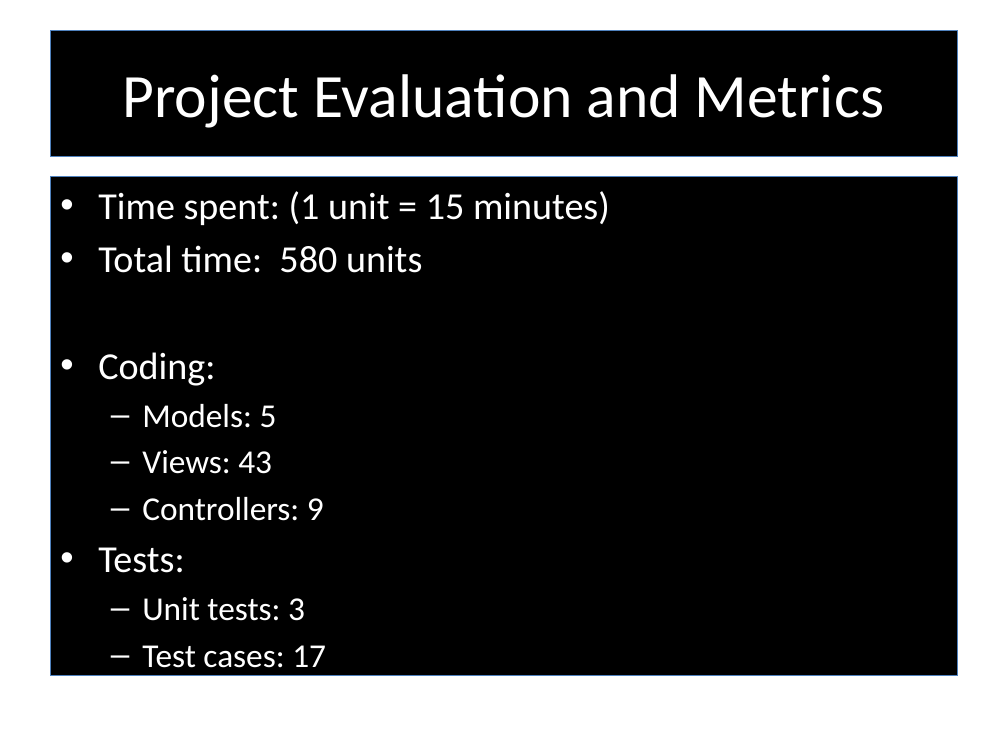
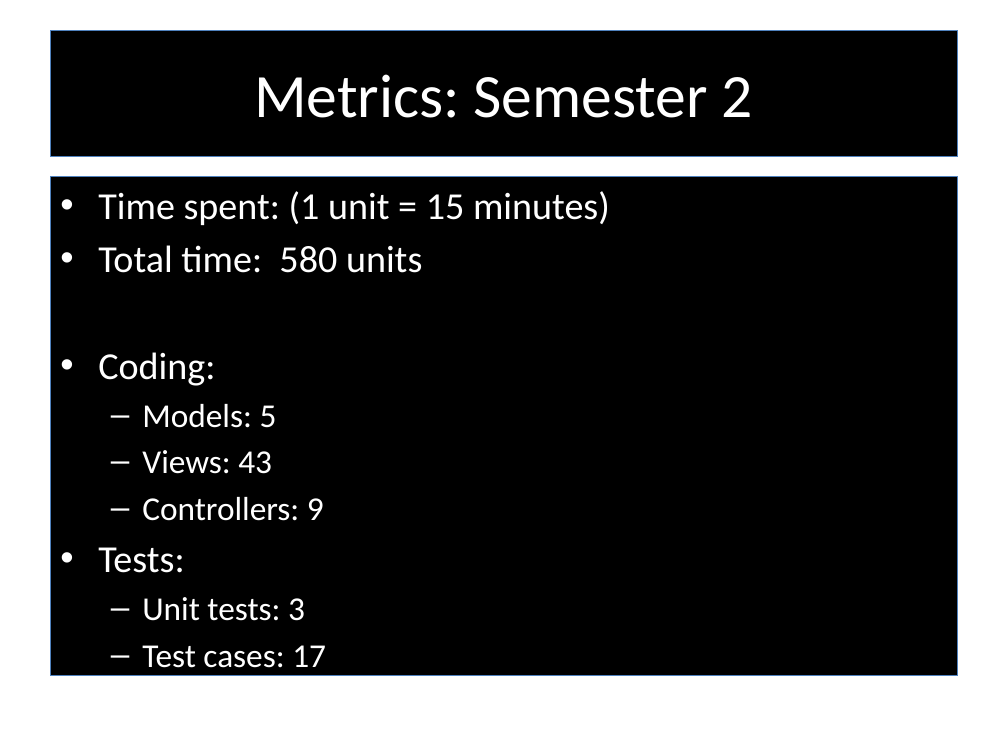
Before and after one commit to RedTeamCOSC470/Documentation, a slide deck: slide 20 of Stargazer_Presentation_Semester2.pptx (slide 18 before the commit). Drawn at 1008x756 pixels with LibreOffice and Linux fonts; fonts in the diff are those of the drawing; background and template pictures are left out. Boxes give left, top, right and bottom in pixels: in the first picture for what was removed or moved away, otherwise in the second. Text is boxed around its words. In the diff, an @@ line names an element or a change of style, - is before the commit and + after.

```diff
--- a/Stargazer_Presentation_Semester2.pptx
+++ b/Stargazer_Presentation_Semester2.pptx
@@ title at [254,74,753,118]: text changed @@
-Project Evaluation and Metrics
+Metrics: Semester 2
```
Also in this commit, not shown: 2 other slides changed, 2 slides added, 1 other file.
